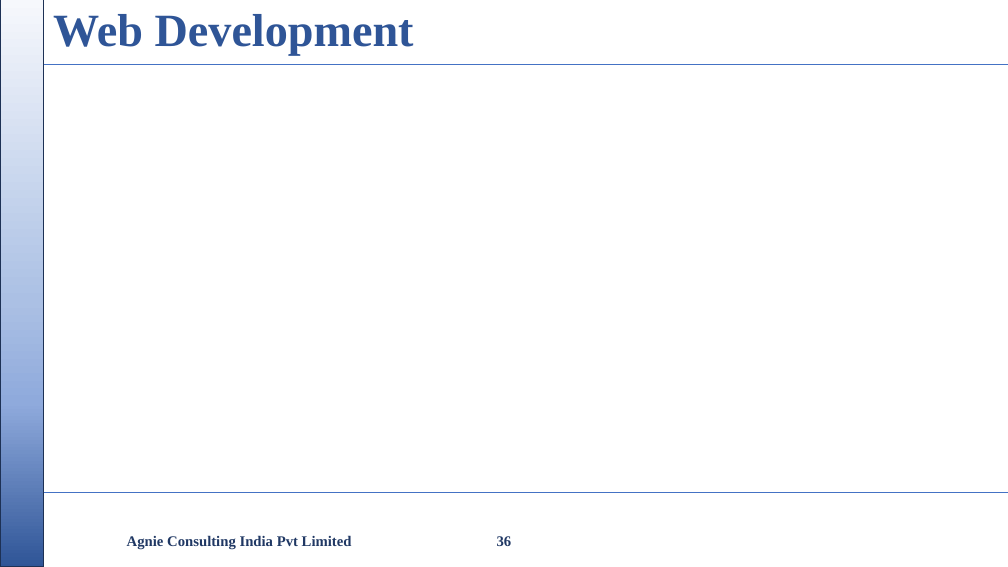
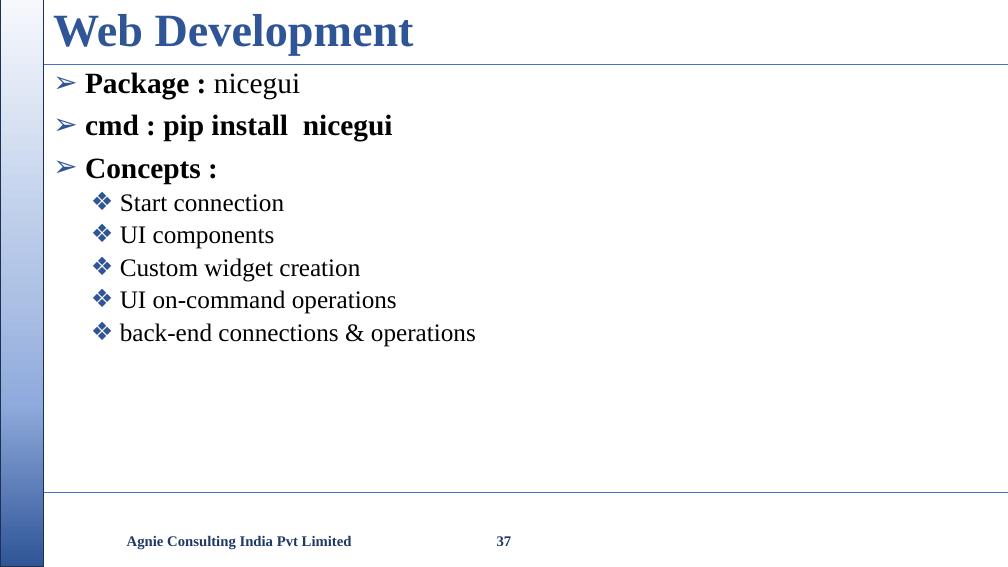
Before and after one commit to nikishdaniel1-del/Python-Cls, a slide deck: slide 37 of python class/Python Class.pptx (slide 36 before the commit). Drawn at 1008x567 pixels with LibreOffice and Linux fonts; fonts in the diff are those of the drawing; background and template pictures are left out. Boxes give left, top, right and bottom in pixels: in the first picture for what was removed or moved away, otherwise in the second. Text is boxed around its words. In the diff, an @@ line names an element or a change of style, - is before the commit and + after.

```diff
--- a/python class/Python Class.pptx
+++ b/python class/Python Class.pptx
@@ text added at [85, 72, 476, 347], 24 pt, text #000000 @@
+➢ Package : nicegui
+➢ cmd : pip install nicegui
+➢ Concepts :
+  ❖ Start connection
+  ❖ UI components
+  ❖ Custom widget creation
+  ❖ UI on-command operations
+  ❖ back-end connections & operations
@@ page number at [497, 536, 512, 546]: text changed @@
-36
+37
```
Also in this commit, not shown: 3 other slides changed, 1 slide added, 1 other file.
